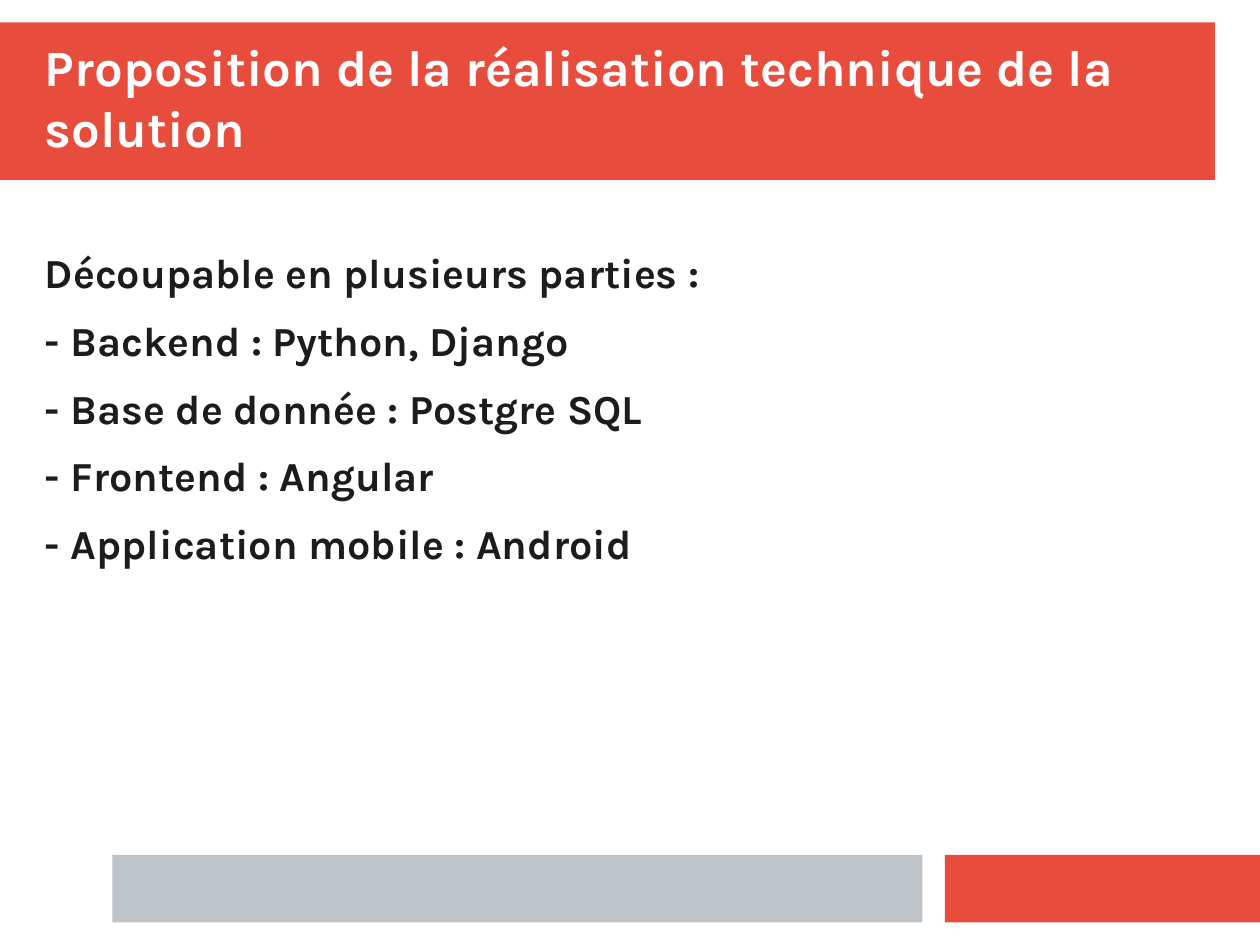
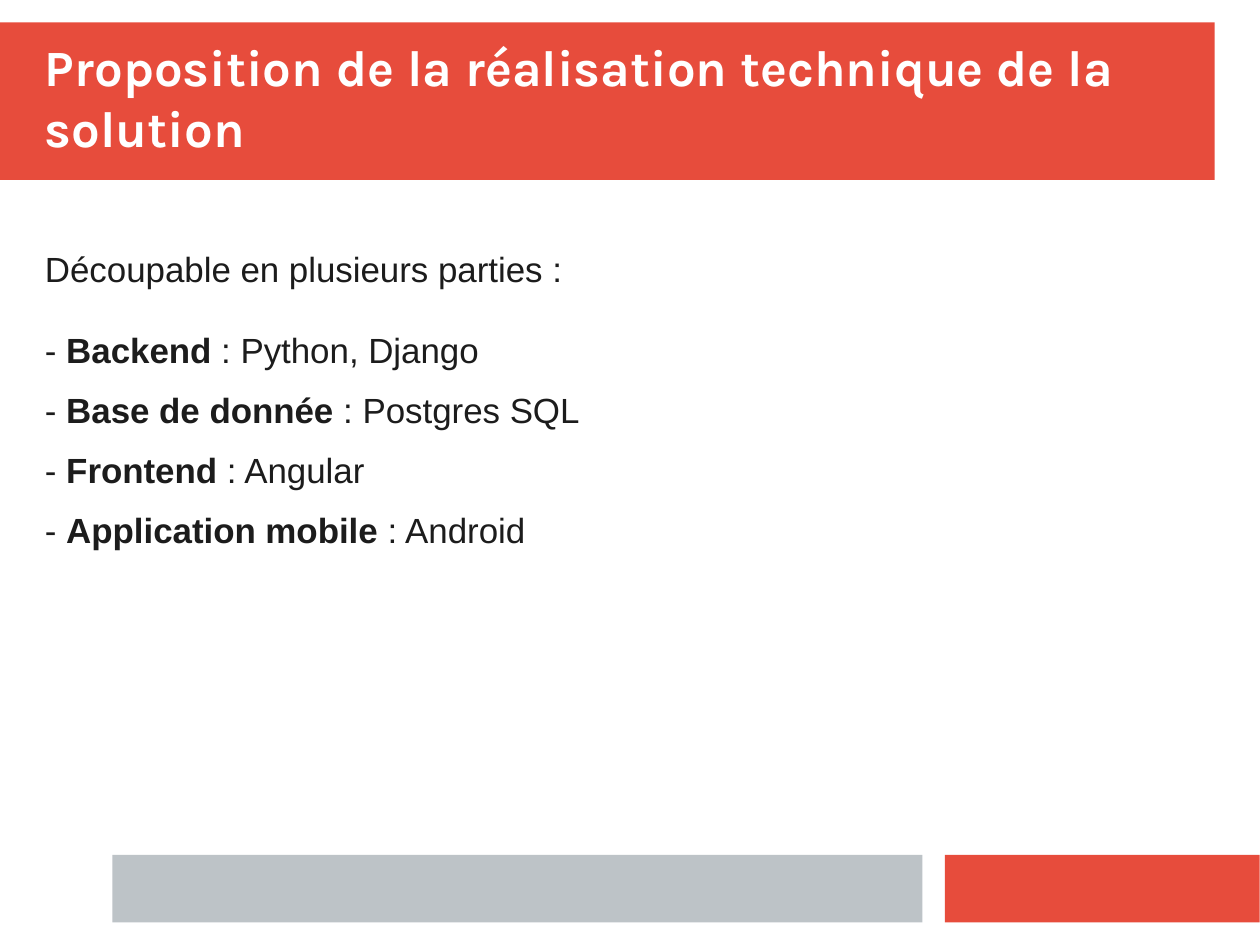
Before and after one commit to clemenceclaireR/spec_fonctionnelles_restaurant, a slide deck: slide 8 of diapo_presentation_solution.pptx (slide 7 before the commit). Drawn at 1260x945 pixels with LibreOffice and Linux fonts; fonts in the diff are those of the drawing. Boxes give left, top, right and bottom in pixels: in the first picture for what was removed or moved away, otherwise in the second. Text is boxed around its words. In the diff, an @@ line names an element or a change of style, - is before the commit and + after.

```diff
--- a/diapo_presentation_solution.pptx
+++ b/diapo_presentation_solution.pptx
@@ text at bbox=[45, 256, 543, 550]: size 26 to 22 pt, font Karla to Arial in "Découpable en plusieurs parties :", "- Backend : Python, Django", "- Frontend : Angular", "- Application mobile : Android"; bold off in "Découpable en plusieurs parties :", "- : Python, Django", "- : Angular", "- : Android"; more space between paragraphs @@
@@ text at bbox=[66, 397, 580, 430]: text changed; size 26 to 22 pt; font Karla to Arial; bold off @@
-- Base de donnée : Postgre SQL
+- Base de donnée : Postgres SQL
```
Also in this commit, not shown: 6 other slides changed, 1 slide added.
